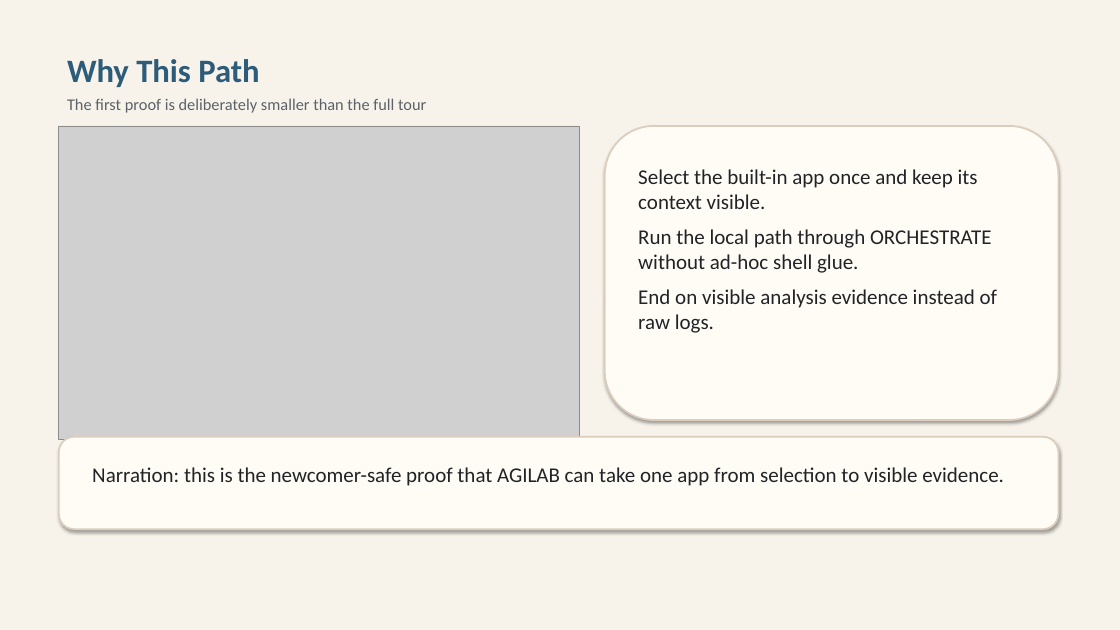
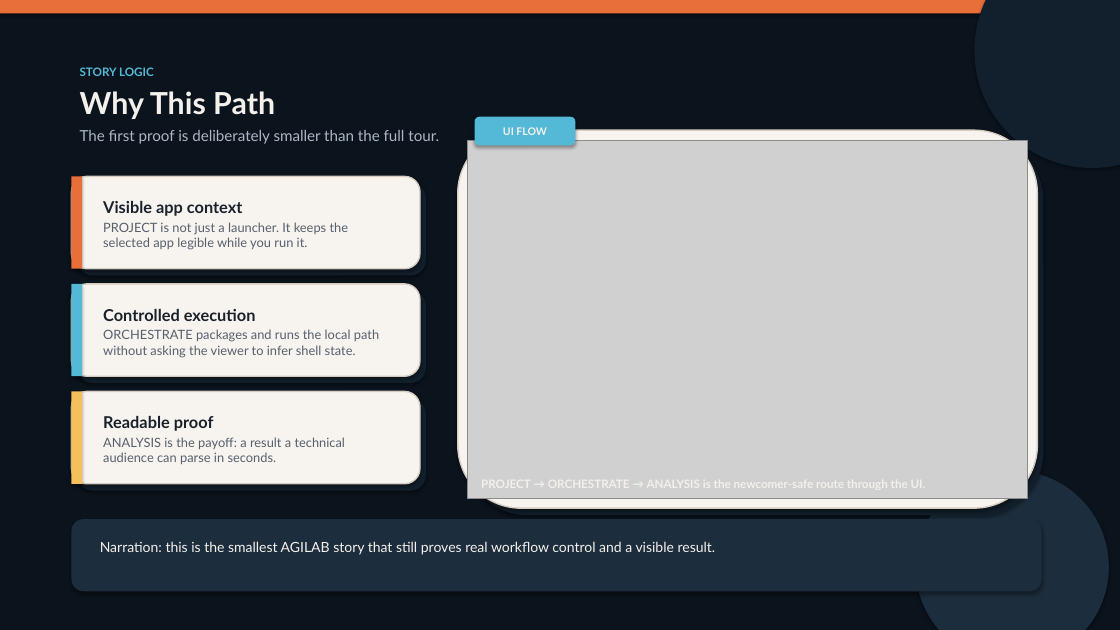
Before and after one commit to ThalesGroup/agilab, a slide deck: slide 2 of docs/source/AGILAB_Flight_First_Proof_Slides.pptx. Drawn at 1120x630 pixels with LibreOffice and Linux fonts; fonts in the diff are those of the drawing; grey boxes stand for pictures. Boxes give left, top, right and bottom in pixels: in the first picture for what was removed or moved away, otherwise in the second. Text is boxed around its words. In the diff, an @@ line names an element or a change of style, - is before the commit and + after.

```diff
--- a/docs/source/AGILAB_Flight_First_Proof_Slides.pptx
+++ b/docs/source/AGILAB_Flight_First_Proof_Slides.pptx
@@ background #F7F3EB to #0B131D @@
@@ rectangle added at (0, 0, 1120, 13), fill #E86E3A @@
@@ ellipse added at (975, 0, 1120, 168), fill #12202D @@
@@ text "Why This Path": place and size @@
-text "Why This Path" at (67, 59, 426, 113)
+text "Why This Path" at (80, 91, 439, 144)
@@ text added at (80, 67, 154, 76), 10 pt, text #54B9D6, bold @@
+STORY LOGIC
@@ text at (80, 91, 275, 119): size 28 to 26 pt, font Calibri to Lato, text colour #2D5C7A to #F4F0EB in "Why This Path"; more space between paragraphs @@
@@ rounded rectangle added at (475, 117, 576, 145), fill #54B9D6, 9 pt, text #F4F0EB, bold @@
+UI FLOW
@@ picture removed at (59, 126, 580, 439) @@
@@ text at (80, 130, 439, 144): text changed; size 14 to 13 pt; font Calibri to Lato; text colour #5B6268 to #ABB7C4 @@
-The first proof is deliberately smaller than the full tour
+The first proof is deliberately smaller than the full tour.
@@ rounded rectangle: place and size @@
-rounded rectangle at (605, 126, 1059, 420)
+rounded rectangle at (458, 130, 1038, 508)
@@ rounded rectangle at (458, 130, 1038, 508): fill #FFFBF5 to #F7F3EE; outline #DCCEBF 1.5 pt to #D6CCC1 1.2 pt @@
@@ rounded rectangle added at (464, 137, 1044, 515), fill #12202D @@
@@ picture added at (468, 140, 1028, 498) @@
@@ rounded rectangle added at (71, 176, 420, 269), fill #F7F3EE, outline #D6CCC1 1.2 pt @@
@@ rectangle added at (71, 176, 82, 269), fill #E86E3A @@
@@ text removed at (638, 169, 997, 333) @@
-Select the built-in app once and keep its context visible.
-Run the local path through ORCHESTRATE without ad-hoc shell glue.
-End on visible analysis evidence instead of raw logs.
@@ rounded rectangle added at (77, 183, 426, 276), fill #12202D @@
@@ text added at (103, 201, 349, 250), 11 pt, text #57606D @@
+Visible app context
+PROJECT is not just a launcher. It keeps the selected app legible while you run it.
@@ rounded rectangle added at (71, 284, 420, 376), fill #F7F3EE, outline #D6CCC1 1.2 pt @@
@@ rectangle added at (71, 284, 82, 376), fill #54B9D6 @@
@@ rounded rectangle added at (77, 291, 426, 383), fill #12202D @@
@@ text added at (103, 309, 379, 357), 11 pt, text #57606D @@
+Controlled execution
+ORCHESTRATE packages and runs the local path without asking the viewer to infer shell state.
@@ rounded rectangle added at (71, 392, 420, 484), fill #F7F3EE, outline #D6CCC1 1.2 pt @@
@@ rectangle added at (71, 392, 82, 484), fill #F5BF5B @@
@@ rounded rectangle added at (77, 398, 426, 491), fill #12202D @@
@@ text added at (103, 416, 345, 464), 11 pt, text #57606D @@
+Readable proof
+ANALYSIS is the payoff: a result a technical audience can parse in seconds.
@@ text removed at (92, 467, 1004, 486) @@
-Narration: this is the newcomer-safe proof that AGILAB can take one app from selection to visible evidence.
@@ ellipse added at (916, 471, 1109, 630), fill #1C2D3D @@
@@ rounded rectangle: place and size @@
-rounded rectangle at (59, 437, 1059, 529)
+rounded rectangle at (71, 519, 1042, 592)
@@ rounded rectangle at (71, 519, 1042, 592): fill #FFFBF5 to #1C2D3D; outline #DCCEBF 1.5 pt to none @@
@@ text added at (100, 541, 716, 555), 12 pt, text #F4F0EB @@
+Narration: this is the smallest AGILAB story that still proves real workflow control and a visible result.
```
Also in this commit, not shown: 3 other slides changed, 2 other files.
